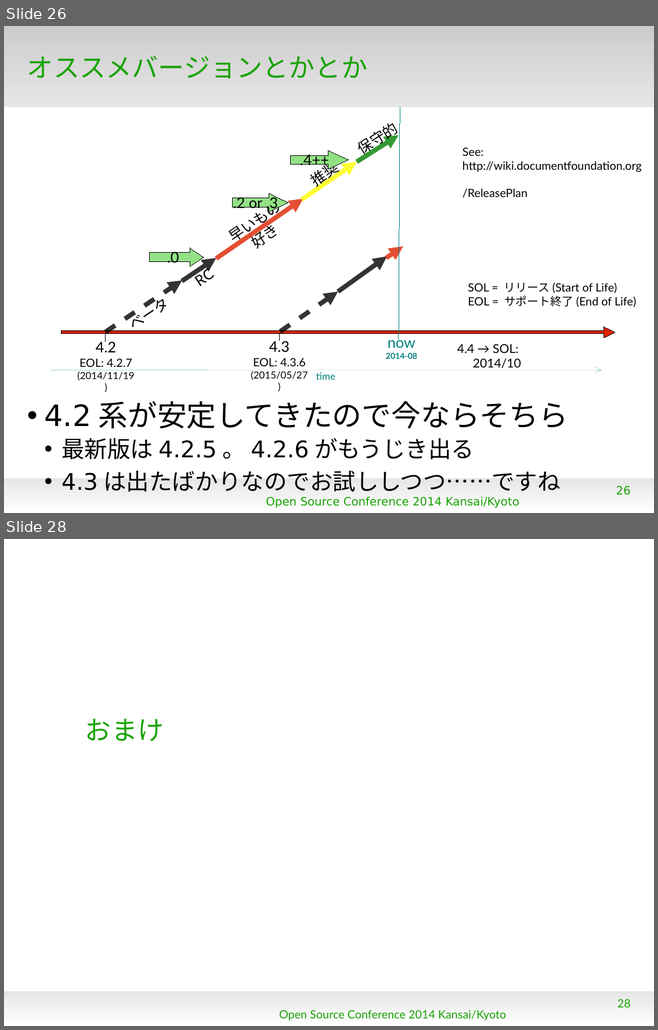
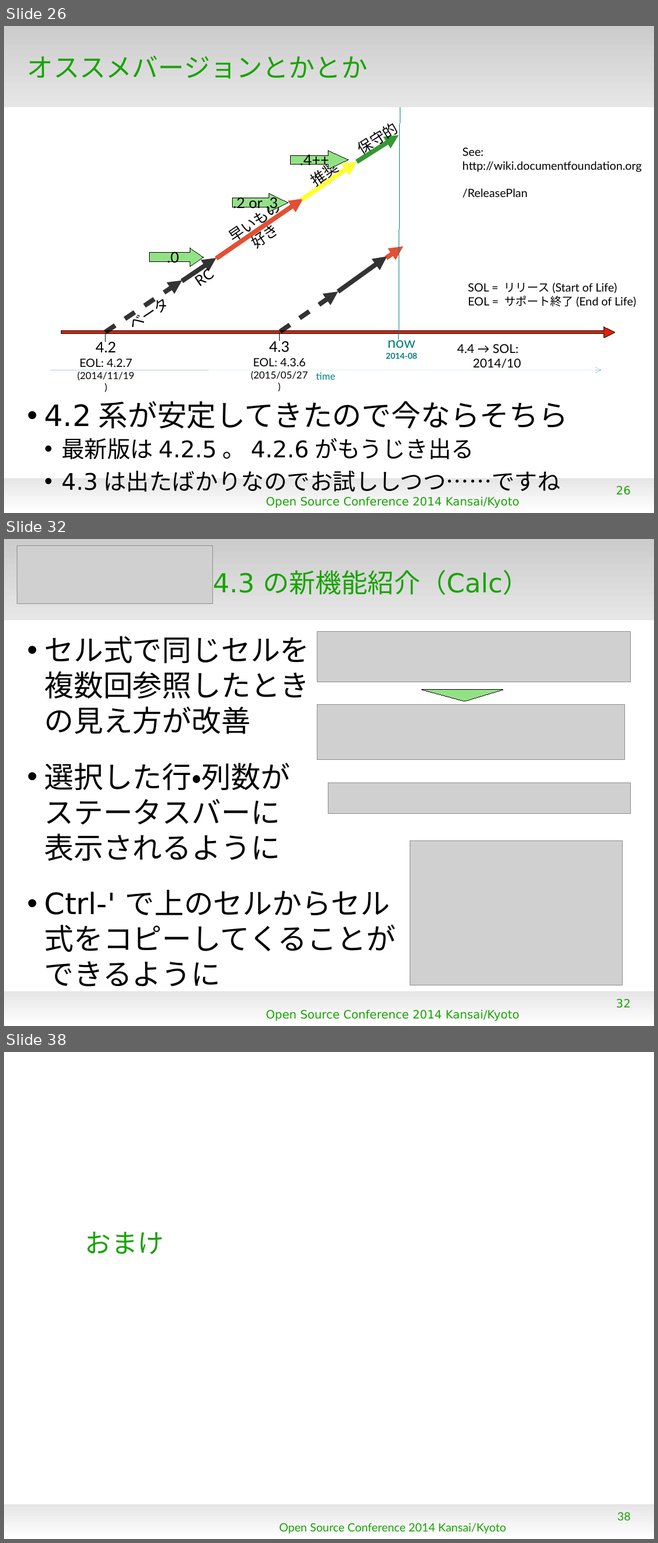
Before and after one commit to gitter-badger/KantoLibreOffice, a slide deck: others/OSC2014Kansai.odp. Shown one above the other, each under a label of ours: slides 26 and 28 before the commit, slides 26, 32 and 38 after it; the slides between them are not shown. The pictures are 658x1030 and 658x1543 pixels, drawn with LibreOffice and Linux fonts; fonts in the diff are those of the drawing; grey boxes stand for pictures; background and template pictures are left out. Boxes give left, top, right and bottom in pixels: in the first picture for what was removed or moved away, otherwise in the second. Text is boxed around its words. In the diff, an @@ line names an element or a change of style, - is before the commit and + after.

Commit message:
others/OSC2014Kansai.odp - work in progress

```diff
--- a/others/OSC2014Kansai.odp
+++ b/others/OSC2014Kansai.odp
@@ slide 32 added at [4, 539, 654, 1026], background #FFFFFF; not listed: 2 template elements that a slide beside it also shows @@
@@ picture added at [17, 546, 213, 604] @@
@@ title added at [213, 570, 528, 595], 32 pt, text #18A303 @@
+4.3 の新機能紹介（Calc）
@@ text added at [45, 636, 396, 987], 36 pt, text #000000 @@
+• セル式で同じセルを
+  複数回参照したとき
+  の見え方が改善
+• 選択した行・列数が
+  ステータスバーに
+  表示されるように
+• Ctrl-' で上のセルからセル
+  式をコピーしてくることが
+  できるように
@@ picture added at [317, 632, 630, 682] @@
@@ triangle added at [422, 690, 503, 702], fill #92E285, outline #000000 0 pt @@
@@ picture added at [317, 705, 625, 759] @@
@@ picture added at [328, 783, 630, 814] @@
@@ picture added at [410, 841, 622, 985] @@
@@ page number added at [616, 999, 630, 1008], 14 pt, text #18A303 @@
+32
@@ text added at [266, 1010, 519, 1021], 14 pt, text #18A303 @@
+Open Source Conference 2014 Kansai/Kyoto
@@ what was slide 28 is now slide 38 @@
@@ page number at [617, 1512, 630, 1521]: text changed @@
-28
+38
```
Also in this commit, not shown: 1 slide changed, 9 other slides added.
